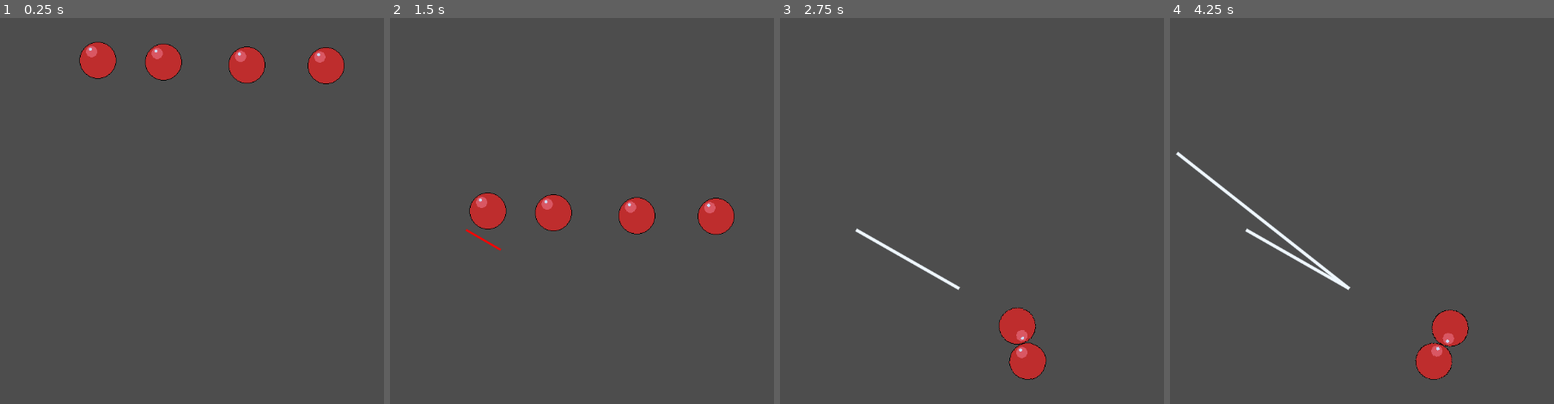
Above: before the commit, frames 1-4 (left to right).
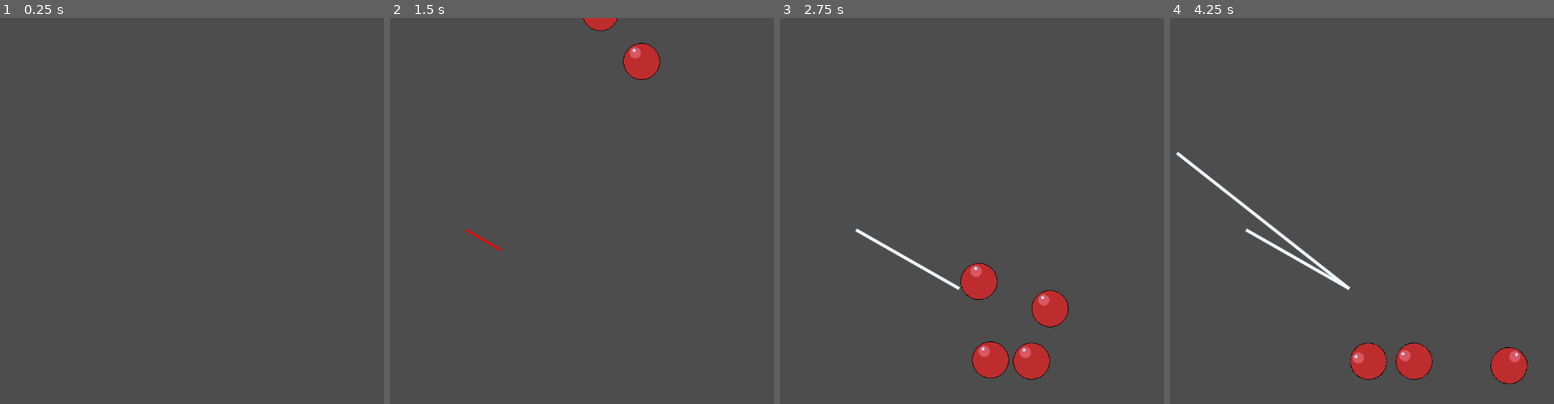
Above: after the commit, the same moments.

Repository: ozlow-hash/physics-rope
Game: Godot game, scene res://Level.tscn
Same seed, same stepped clock (60 frames per second), same inputs: the game is played once before the commit and once after it.
Inputs (mouse positions are in pixels of both pictures, inside the frame that each line leads up to):
- Up to frame 1 (0.25 s): no input
- Up to frame 2 (1.5 s): move the mouse to (754, 191) at 0.52 s; press the mouse at (754, 191) at 0.53 s; release the mouse at (754, 191) at 1.25 s; drag from (466, 230) to (570, 288) at 1.27 s
- Up to frame 3 (2.75 s): move the mouse to (1060, 126) at 2.02 s; press the mouse at (1060, 126) at 2.03 s
- Up to frame 4 (4.25 s): release the mouse at (1450, 126) at 2.75 s; drag from (1350, 288) to (1177, 153) at 2.77 s; move the mouse to (outside the picture) at 3.52 s; press the mouse at (outside the picture) at 3.53 s

The runs differ from the first frame. In frame 1, 2.9% of the frame differs, in the area x 20-90%, y 6-18%; in frame 2, 3.9%, in the area x 20-90%, y 0-57%; in frame 3, 3.2%; in frame 4, 3.2%.

Commit message:
modified level

Diff:
--- a/Level.tscn
+++ b/Level.tscn
@@ -11,16 +11,16 @@
 [node name="Camera2D" type="Camera2D" parent="." unique_id=826693543]
 
 [node name="ball" parent="." unique_id=2127765814 instance=ExtResource("2_t7iv1")]
-position = Vector2(-194, -260)
+position = Vector2(-32, -713)
 
 [node name="ball2" parent="." unique_id=1910254225 instance=ExtResource("2_t7iv1")]
-position = Vector2(-84, -257)
+position = Vector2(-5, -593)
 
 [node name="ball3" parent="." unique_id=695228324 instance=ExtResource("2_t7iv1")]
-position = Vector2(56, -252)
+position = Vector2(64, -511)
 
 [node name="ball4" parent="." unique_id=759252870 instance=ExtResource("2_t7iv1")]
-position = Vector2(189, -251)
+position = Vector2(95, -679)
 
 [node name="StaticBody2D" parent="." unique_id=224292735 instance=ExtResource("3_2nifc")]
 position = Vector2(0, 293)
